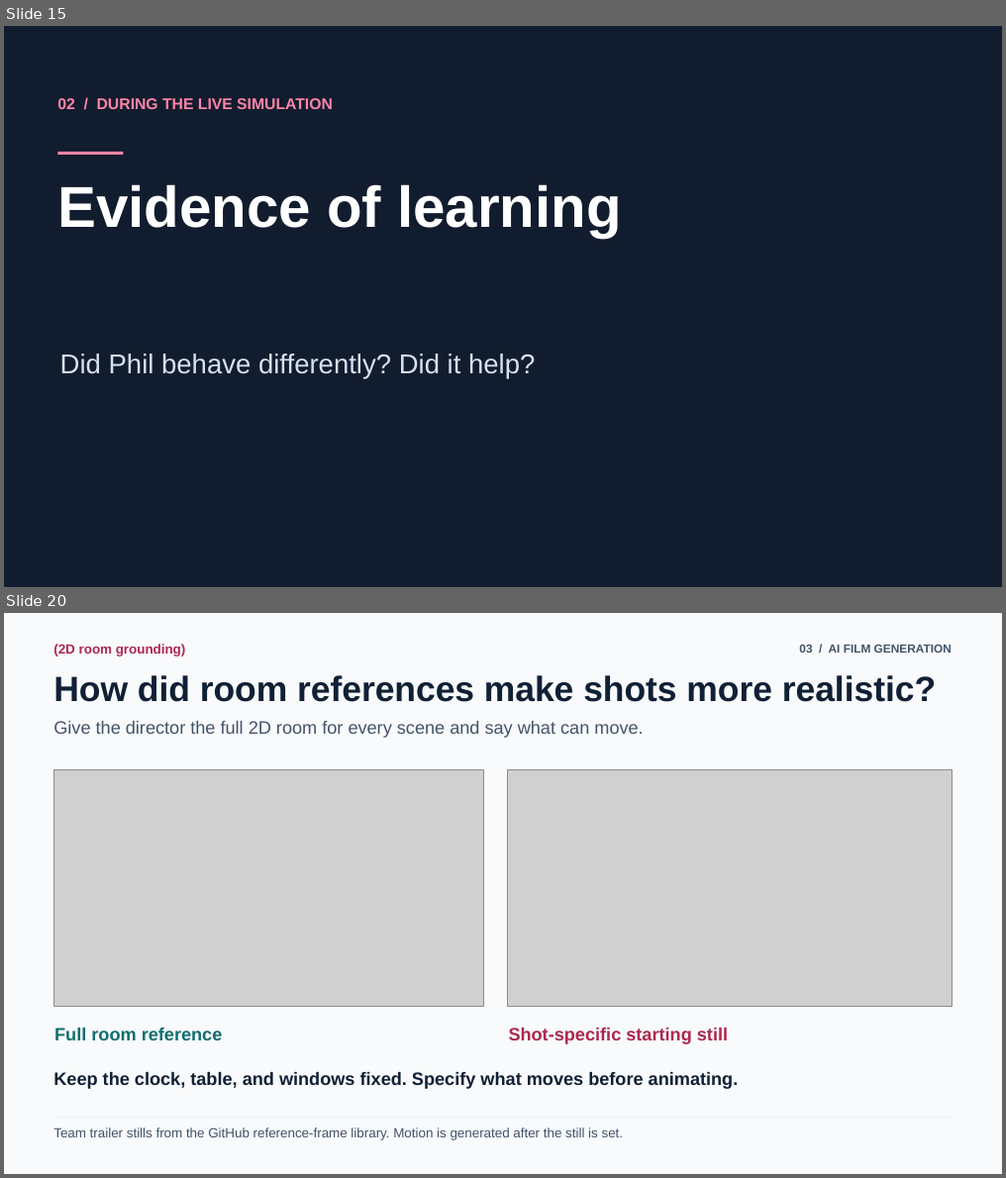
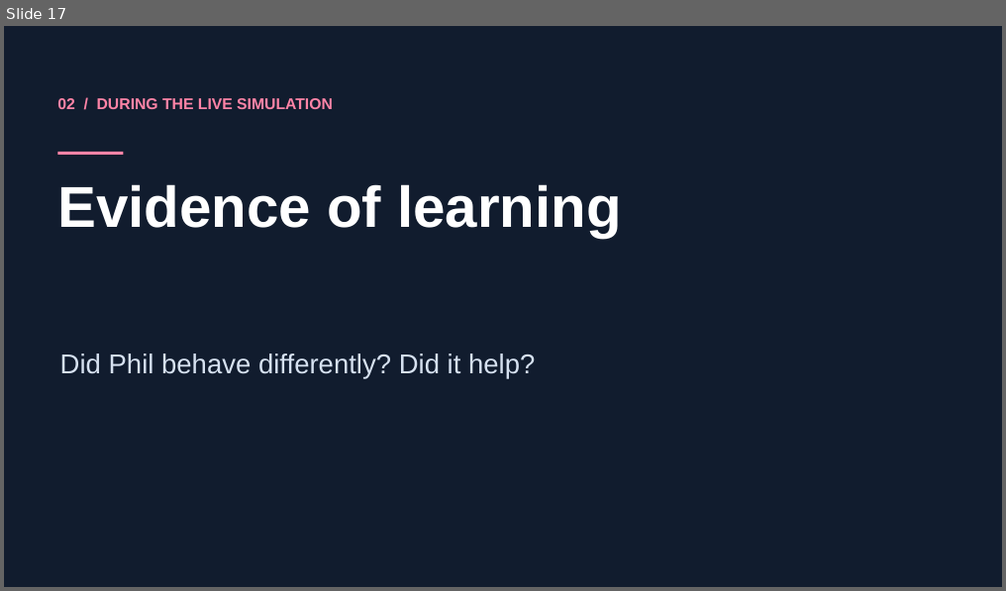
Before and after one commit to PeemCS/Agents_trapped_in_a_time_loop, a slide deck: showcase/presentation/Loopday-Talk-Deck.pptx. Shown one above the other, each under a label of ours: slides 15 and 20 before the commit, slide 17 after it; the slides between them are not shown. The pictures are 1006x1178 and 1006x591 pixels, drawn with LibreOffice and Linux fonts; fonts in the diff are those of the drawing; grey boxes stand for pictures. Boxes give left, top, right and bottom in pixels: in the first picture for what was removed or moved away, otherwise in the second. Text is boxed around its words. In the diff, an @@ line names an element or a change of style, - is before the commit and + after.

```diff
--- a/showcase/presentation/Loopday-Talk-Deck.pptx
+++ b/showcase/presentation/Loopday-Talk-Deck.pptx
@@ slide 20 removed at (x1=4, y1=613, x2=1002, y2=1174), background #F8FAFC @@
@@ text removed at (x1=54, y1=644, x2=186, y2=657) @@
-(2D room grounding)
@@ text removed at (x1=799, y1=645, x2=951, y2=653) @@
-03 / AI FILM GENERATION
@@ text removed at (x1=54, y1=675, x2=936, y2=702) @@
-How did room references make shots more realistic?
@@ text removed at (x1=54, y1=721, x2=643, y2=738) @@
-Give the director the full 2D room for every scene and say what can move.
@@ picture removed at (x1=54, y1=769, x2=484, y2=1007) @@
@@ picture removed at (x1=508, y1=769, x2=952, y2=1007) @@
@@ text removed at (x1=54, y1=1028, x2=223, y2=1041) @@
-Full room reference
@@ text removed at (x1=509, y1=1028, x2=728, y2=1045) @@
-Shot-specific starting still
@@ text removed at (x1=54, y1=1072, x2=739, y2=1089) @@
-Keep the clock, table, and windows fixed. Specify what moves before animating.
@@ text removed at (x1=54, y1=1128, x2=624, y2=1141) @@
-Team trailer stills from the GitHub reference-frame library. Motion is generated after the still is set.
@@ rectangle removed at (x1=54, y1=1118, x2=952, y2=1118) @@
@@ what was slide 15 is now slide 17 @@
```
Also in this commit, not shown: 18 slides changed, 2 slides added, 2 other slides removed, 1 other file.
